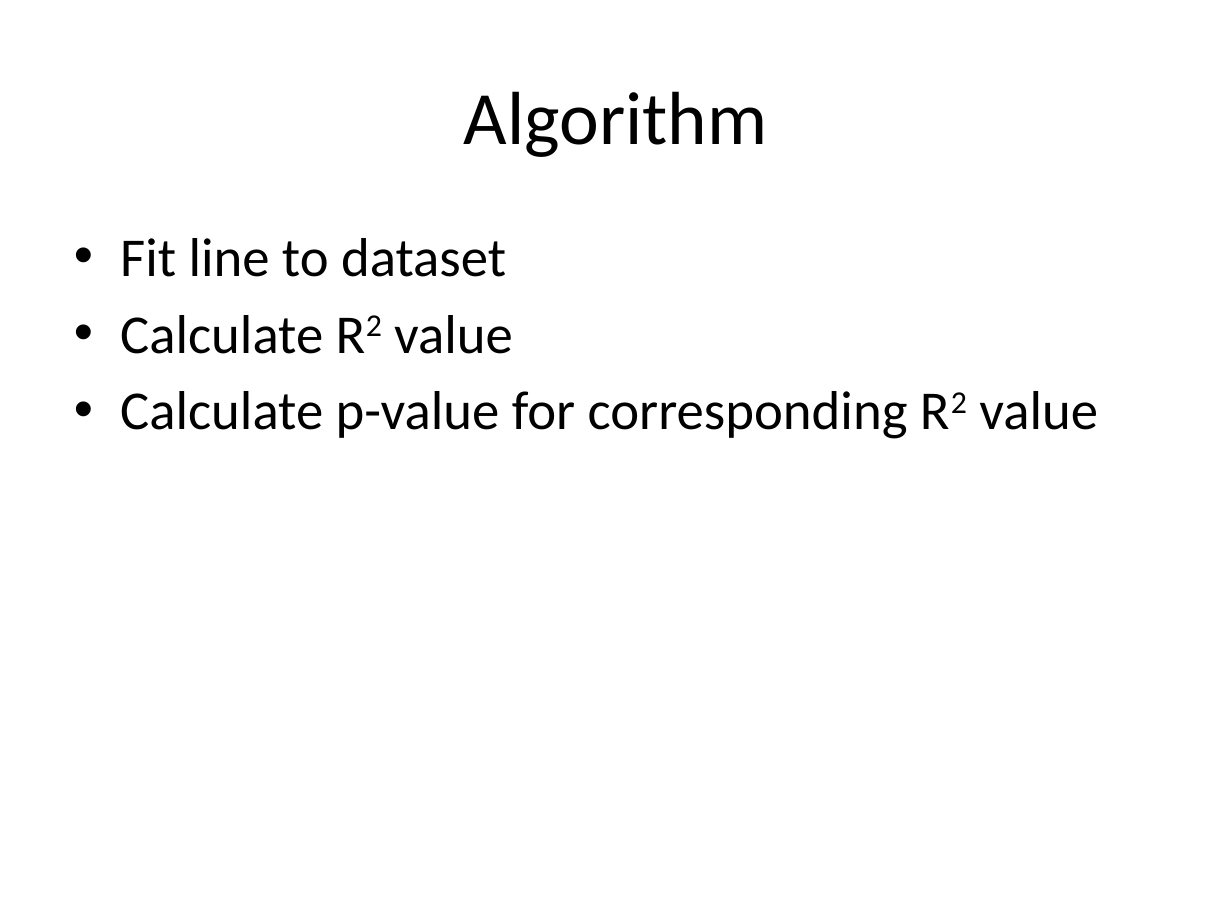
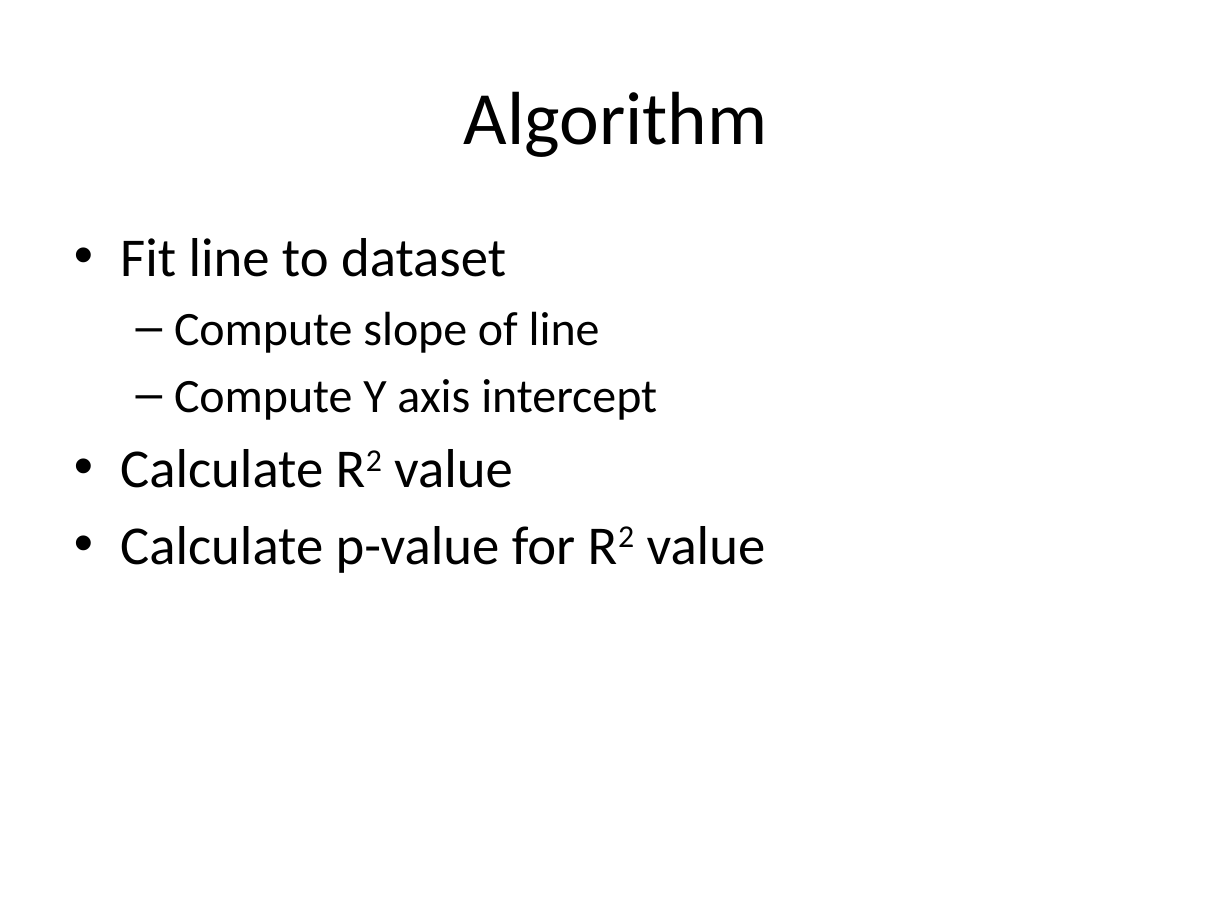
Before and after one commit to look4pritam/ArtificialIntelligence, a slide deck: slide 11 of MachineLearning/LinearRegression/LinearRegression.pptx (slide 13 before the commit). Drawn at 1232x924 pixels with LibreOffice and Linux fonts; fonts in the diff are those of the drawing. Boxes give left, top, right and bottom in pixels: in the first picture for what was removed or moved away, otherwise in the second. Text is boxed around its words. In the diff, an @@ line names an element or a change of style, - is before the commit and + after.

```diff
--- a/MachineLearning/LinearRegression/LinearRegression.pptx
+++ b/MachineLearning/LinearRegression/LinearRegression.pptx
@@ text at (174, 311, 657, 420): paragraphs added @@
+  – Compute slope of line
+  – Compute Y axis intercept
@@ text at (120, 526, 766, 573): text changed @@
-• Calculate p-value for corresponding R2 value
+• Calculate p-value for R2 value
```
Also in this commit, not shown: 1 other slide changed.
